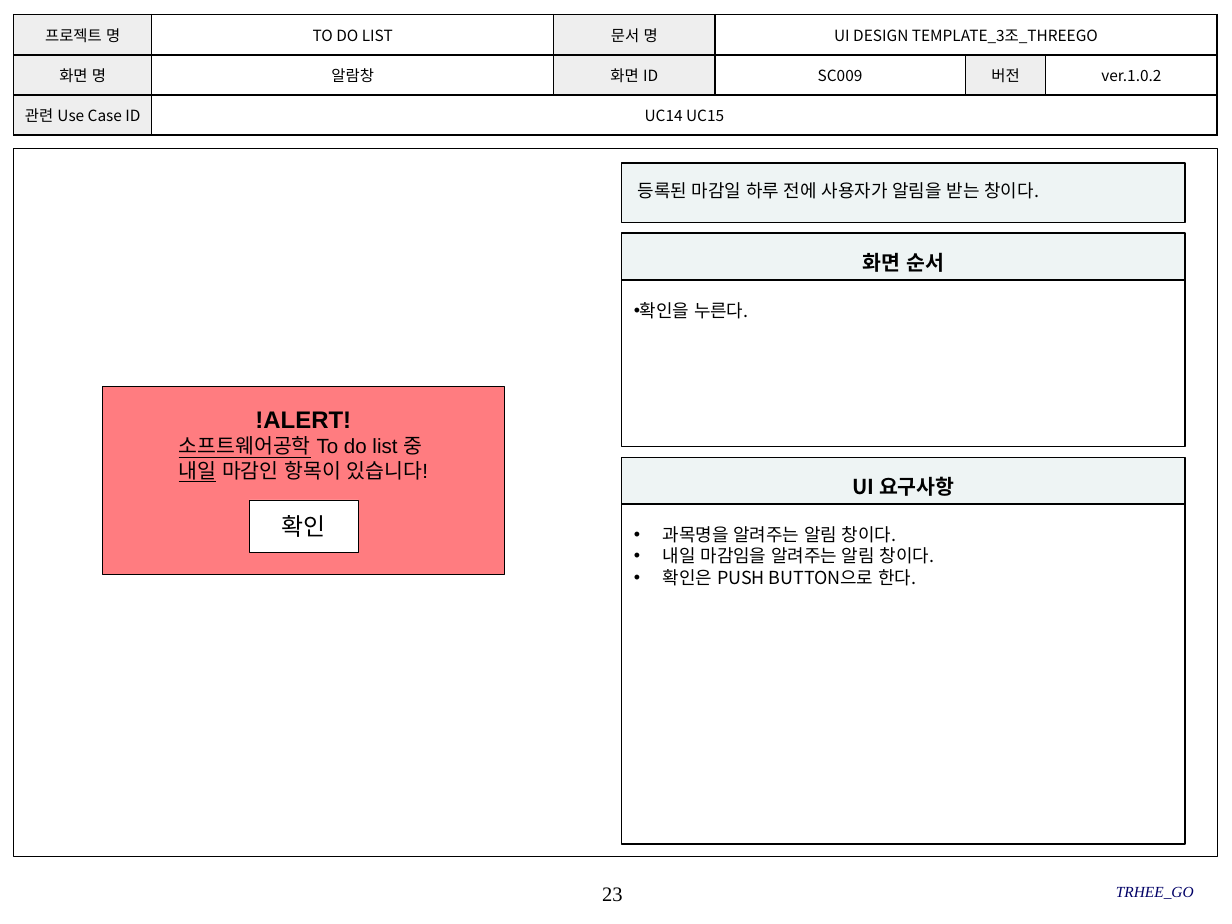
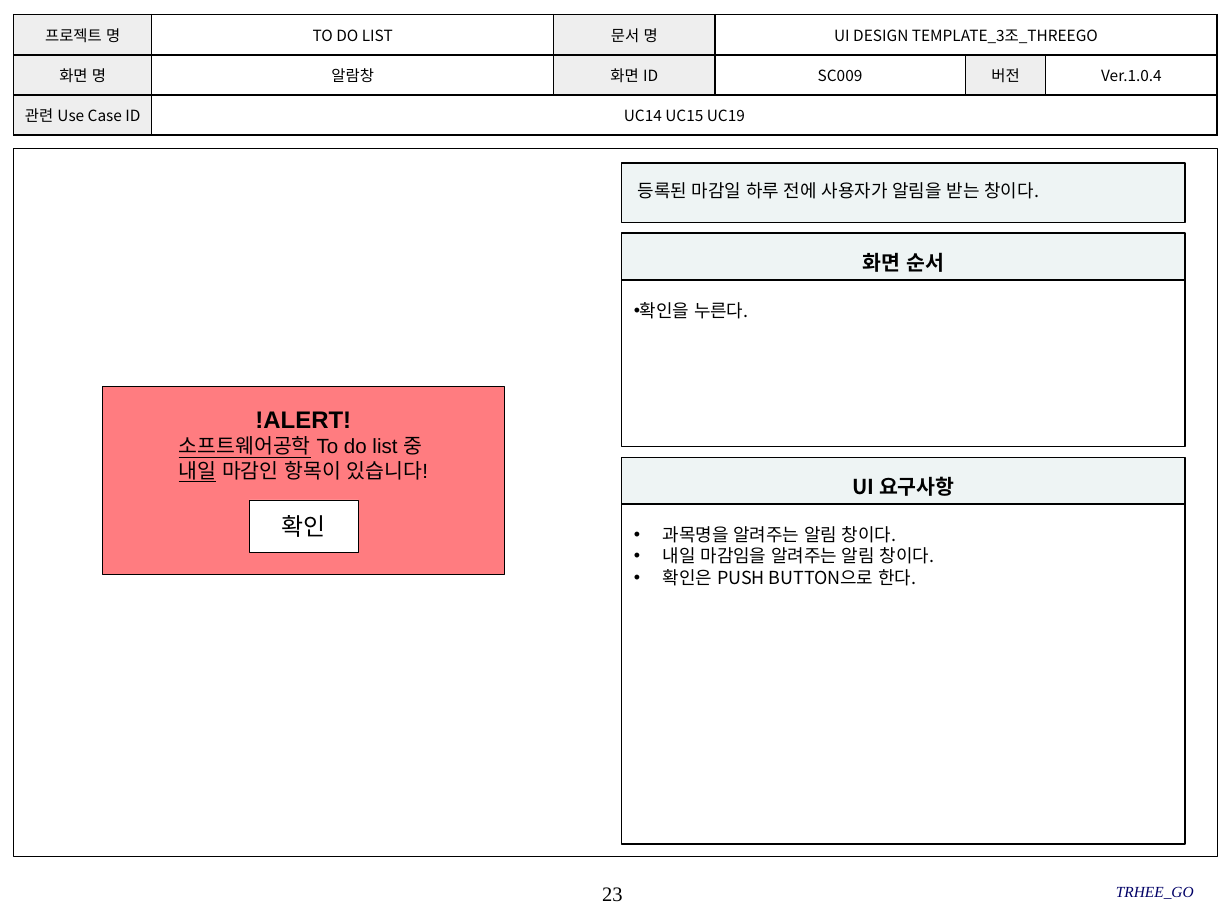
Before and after one commit to SMU-SE-Admin/18-1_3_THREEGO_Doc, a slide deck: slide 23 of 03 설계/UI Design Template_3조_THREEGO.pptx. Drawn at 1232x924 pixels with LibreOffice and Linux fonts; fonts in the diff are those of the drawing; background and template pictures are left out. Boxes give left, top, right and bottom in pixels: in the first picture for what was removed or moved away, otherwise in the second. Text is boxed around its words. In the diff, an @@ line names an element or a change of style, - is before the commit and + after.

```diff
--- a/03 설계/UI Design Template_3조_THREEGO.pptx
+++ b/03 설계/UI Design Template_3조_THREEGO.pptx
@@ table at (14,15,1216,136) @@
-row 2, column 6: ver.1.0.2
+row 2, column 6: Ver.1.0.4
-row 3, column 2: UC14 UC15
+row 3, column 2: UC14 UC15 UC19
```
Also in this commit, not shown: 22 other slides changed.
